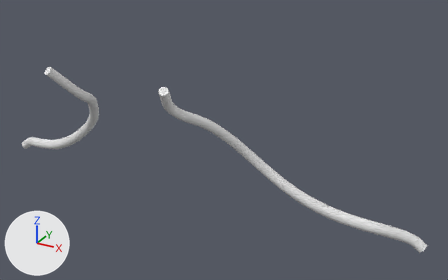
What one commit did to the glTF model dist/assets/vascular/va_ccfd__inferior_petrosal_sinus.glb.
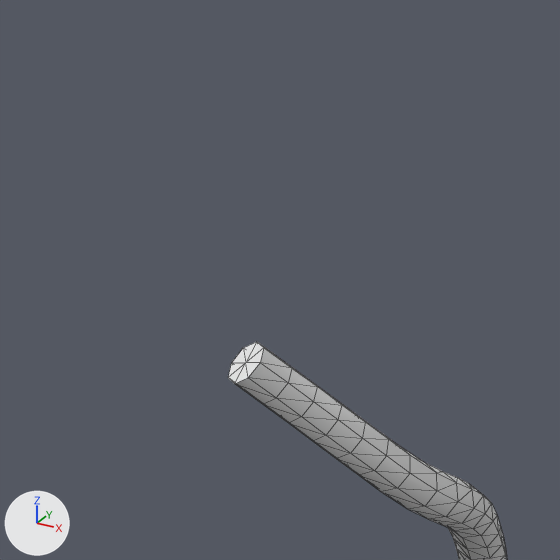
The first picture shows the older version from a 50 mm camera at (55.9, -60.8, 20.9) aimed at (11.2, 20.5, -19.7). The close-ups show the older and then the newer version on the part from 0% to 24% of the width and 0% to 39% of the height of that picture. Only the edits that show in the close-ups are written down. Every picture has the same lights, and +X, +Y and +Z are marked at lower left. The close-ups show mesh edges as thin lines. Where no turn or scale is listed for an object, it has been applied to the vertices. Vertices at exactly the same position are counted once.

The first close-up shows 'L'.
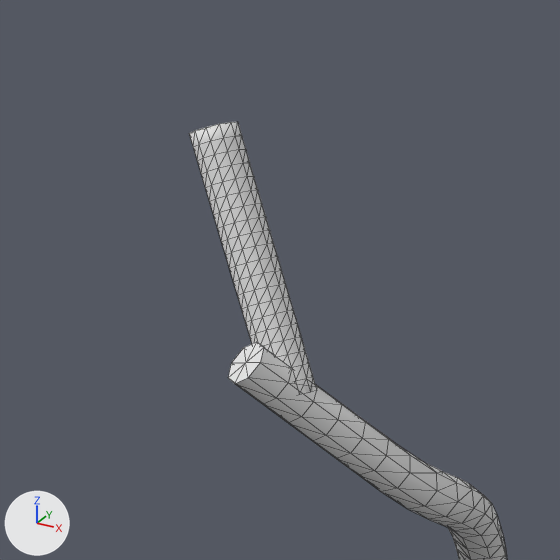
Where the newer file only moved an object's origin or applied its transform, the numbers keep the older frame.

Where the change shows, as pixel boxes [x1, y1, x2, y2] in the close-ups (560 x 560 px):
'L', reshaped
    before: [228, 342, 507, 560]
    after: [189, 122, 507, 560]
part 1 of me_l, added
    after: [189, 122, 315, 392]

The change, as a list of edits to the scene's bpy script:
```text
Change me_l:
    used by ob_l; location = (-25.39, 16.27, -20.98)
    remove me_l.from_pydata(...)  # 314 vertices, 624 faces; spans x -17.4..17.4, y -12.1..12.1, z -14.6..14.6
    add me_l.from_pydata(...)  # 568 vertices, 1128 faces; spans x -17.4..17.4, y -12.1..12.1, z -14.6..20.6
    me_l part 1: a new loose piece of 254 vertices spanning x 12.3..16.5, y -11.0..-8.7, z 12.5..20.6
```
